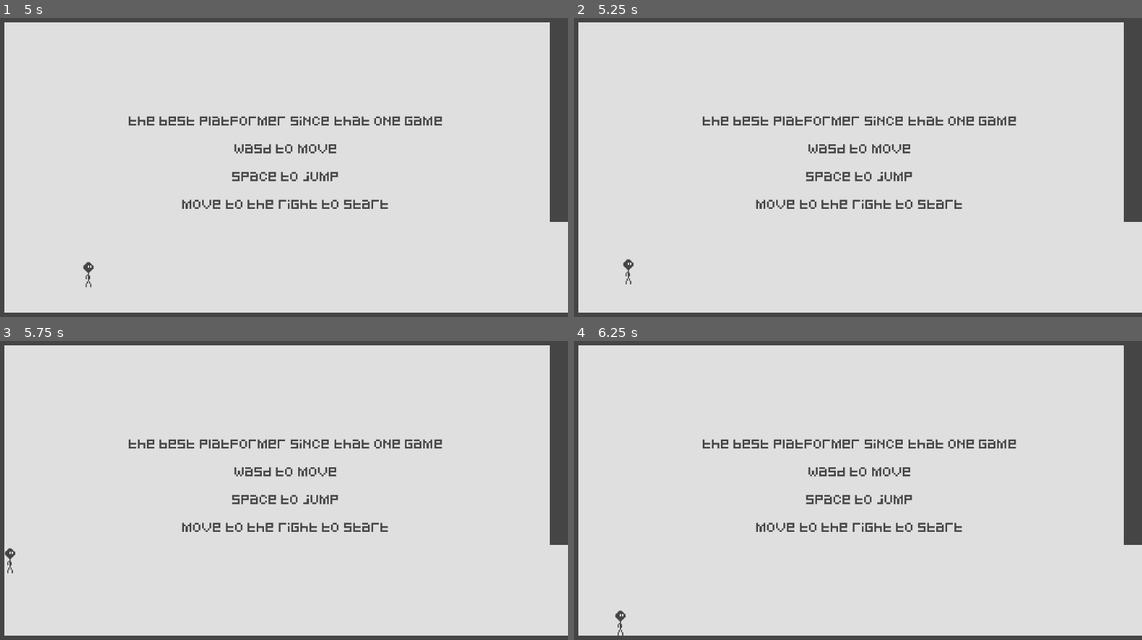
Above: before the commit, frames 1-4 (two rows, left to right).
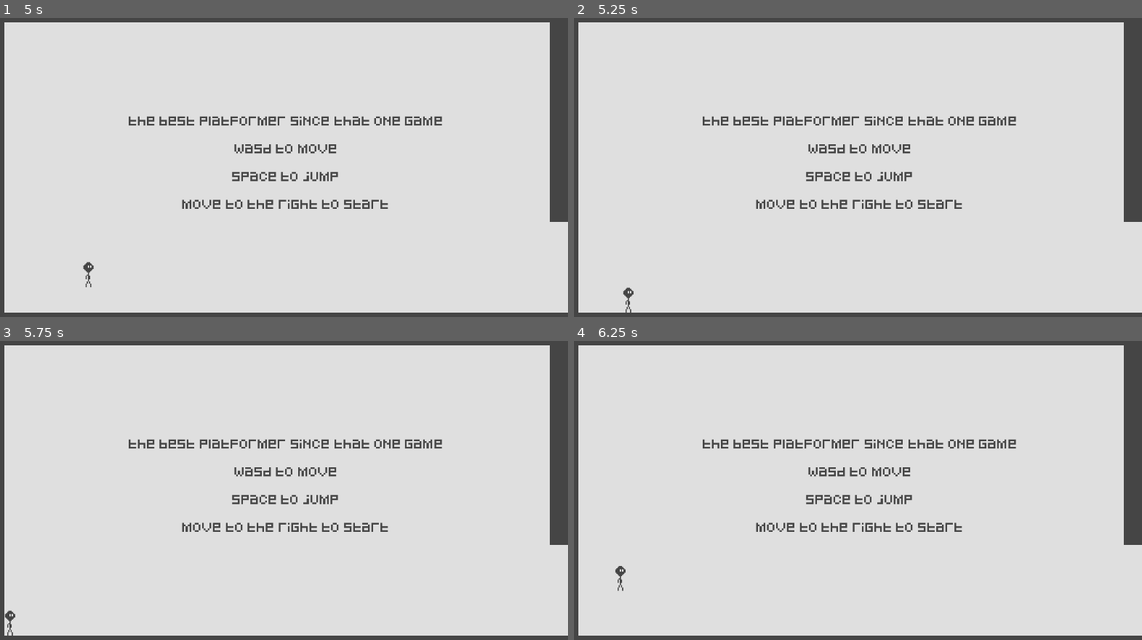
Above: after the commit, the same moments.

Repository: CosmicRayBitFlip/GDKO2025
Game: Godot game, scene res://src/scenes/main.tscn
The game is run twice, just before and just after one commit, with the same random seed, the same clock (stepped at 60 frames per second) and the same inputs.
Inputs (mouse positions are in pixels of both pictures, inside the frame that each line leads up to):
- Up to frame 1 (5 s): tap Enter at 0.5 s; move the mouse to (403, 152) at 0.52 s; hold D (right) 0.53-1.28 s; tap Space (jump) at 0.6, 0.77, 1.07, 1.52, 1.55, 1.82, 2.1, 3.02, 3.05, 3.32, 3.6, 3.77, 4.07, 4.52, 4.55, 4.82 s; move the mouse to (159, 182) at 1.27 s; hold A (left) 1.28-2.03 s; click (159, 182) at 1.35 s; move the mouse to (335, 95) at 2.02 s; hold D (right) 2.03-3.53 s; move the mouse to (249, 233) at 2.77 s; click (249, 233) at 2.85 s; move the mouse to (454, 215) at 3.52 s; hold A (left) from 3.53 s (still down); move the mouse to (102, 119) at 4.27 s; click (102, 119) at 4.35 s
- Up to frame 2 (5.25 s): keep holding A (left); move the mouse to (880, 167) at 5.02 s; tap Space (jump) at 5.1 s
- Up to frame 3 (5.75 s): keep holding A (left)
- Up to frame 4 (6.25 s): move the mouse to (761, 409) at 5.77 s; release A (left) at 5.78 s; hold D (right) from 5.78 s (still down); click (761, 409) at 5.85 s; tap Space (jump) at 6.02, 6.05 s

Frame 1 is identical in both runs. In frame 2, 0.1% of the frame differs, in the area x 8-11%, y 80-99%; in frame 3, 0.1%; in frame 4, 0.1%.

Commit message:
Tried to fix stuff, made it worse. Oh well.

Diff:
--- a/src/scenes/player.gd
+++ b/src/scenes/player.gd
@@ -15,6 +15,7 @@
 var jumping     :bool = false
 var just_jumped :bool = false
 var on_floor    :bool = true
+var can_jump    :bool = true
 
 var current_level :NodePath
 
@@ -23,7 +24,7 @@
 		if Input.is_action_just_pressed("jump"):
 			jumping     = true
 			just_jumped = true
-			#jump_buffer_timer.start()
+			jump_buffer_timer.start()
 		elif Input.is_action_just_pressed("retry"):
 			scene_root.reload_current_level()
 
@@ -40,27 +41,30 @@
 		apply_central_force(drag_force)
 
 	if jumping:
-		if just_jumped and on_floor:
+		if just_jumped and can_jump:
 			set_axis_velocity(Vector2.UP * jump_velocity)
-		just_jumped = false
+			just_jumped = false
+			can_jump = false
+			on_floor = false
+
+	if floor_ray.has_overlapping_bodies():
+		jump_buffer_timer.stop()
+		on_floor = true
+		can_jump = true
+		jumping = false
+	elif coyote_timer.is_stopped():
 		on_floor = false
-
-	if floor_ray.has_overlapping_bodies() and not linear_velocity.y < -5:
-		on_floor = true
-		jumping = false
-	elif coyote_timer.is_stopped() and linear_velocity.y < -5:
 		coyote_timer.start()
-
 
 func spawn(levelname:NodePath):
 	set_deferred(&"position", scene_root.get_node(levelname).get_node("PlayerSpawn").position)
 
 func _on_jump_buffer_timer_timeout() -> void:
-	jumping = false
+	just_jumped = false
 
 func _on_coyote_timer_timeout() -> void:
-	print("no coyot")
-	on_floor = false
+	if not floor_ray.has_overlapping_bodies():
+		can_jump = false
 
 func _on_level_loaded(levelname:NodePath) -> void:
 	current_level = levelname
--- a/src/scenes/player.tscn
+++ b/src/scenes/player.tscn
@@ -11,8 +11,8 @@
 [sub_resource type="CapsuleShape2D" id="CapsuleShape2D_i1kl4"]
 height = 44.0
 
-[sub_resource type="SeparationRayShape2D" id="SeparationRayShape2D_haw3a"]
-length = 32.0
+[sub_resource type="CircleShape2D" id="CircleShape2D_h7lvh"]
+radius = 1.0
 
 [sub_resource type="RectangleShape2D" id="RectangleShape2D_pj4nc"]
 size = Vector2(8, 40)
@@ -55,14 +55,17 @@
 offset = Vector2(1, 0)
 
 [node name="BoundingBox" type="CollisionShape2D" parent="."]
+visible = false
 shape = SubResource("CapsuleShape2D_i1kl4")
 
 [node name="FloorDetector" type="Area2D" parent="."]
+position = Vector2(0, 26)
 
 [node name="MagicalFloorDetectingArrow" type="CollisionShape2D" parent="FloorDetector"]
-shape = SubResource("SeparationRayShape2D_haw3a")
+shape = SubResource("CircleShape2D_h7lvh")
 
 [node name="HitDetector" type="Area2D" parent="."]
+visible = false
 collision_layer = 0
 collision_mask = 2
 
@@ -71,6 +74,7 @@
 debug_color = Color(1, 0.00189202, 0.0771282, 0.42)
 
 [node name="NextLevelTriggerDetector" type="Area2D" parent="."]
+visible = false
 collision_layer = 0
 collision_mask = 4
 
@@ -79,6 +83,7 @@
 debug_color = Color(2.98411e-06, 0.644415, 0.281347, 0.42)
 
 [node name="PrevLevelTriggerDetector" type="Area2D" parent="."]
+visible = false
 collision_layer = 0
 collision_mask = 8
 
@@ -88,7 +93,6 @@
 
 [node name="JumpBufferTimer" type="Timer" parent="."]
 process_callback = 0
-wait_time = 0.1
 one_shot = true
 
 [node name="CoyoteTimer" type="Timer" parent="."]
